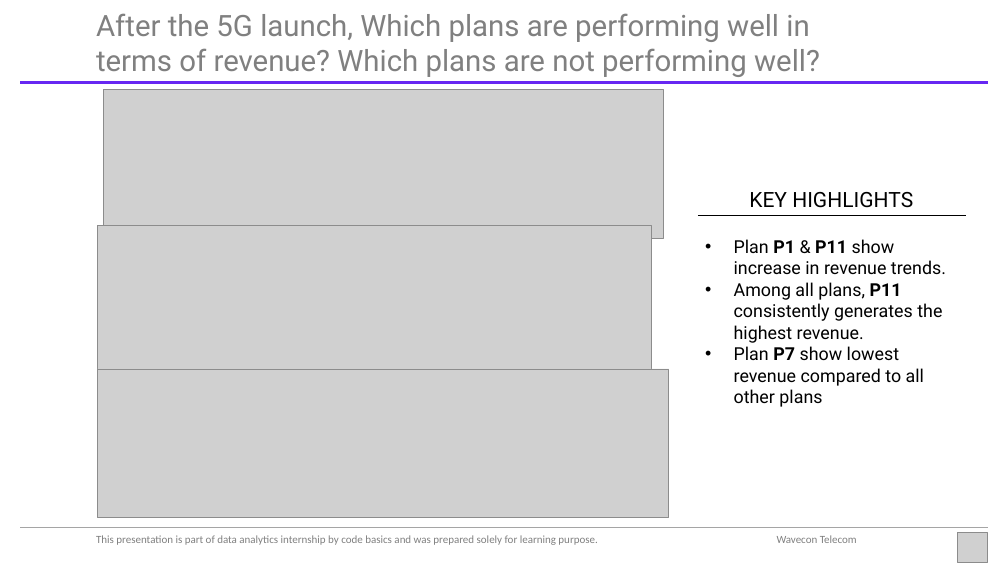
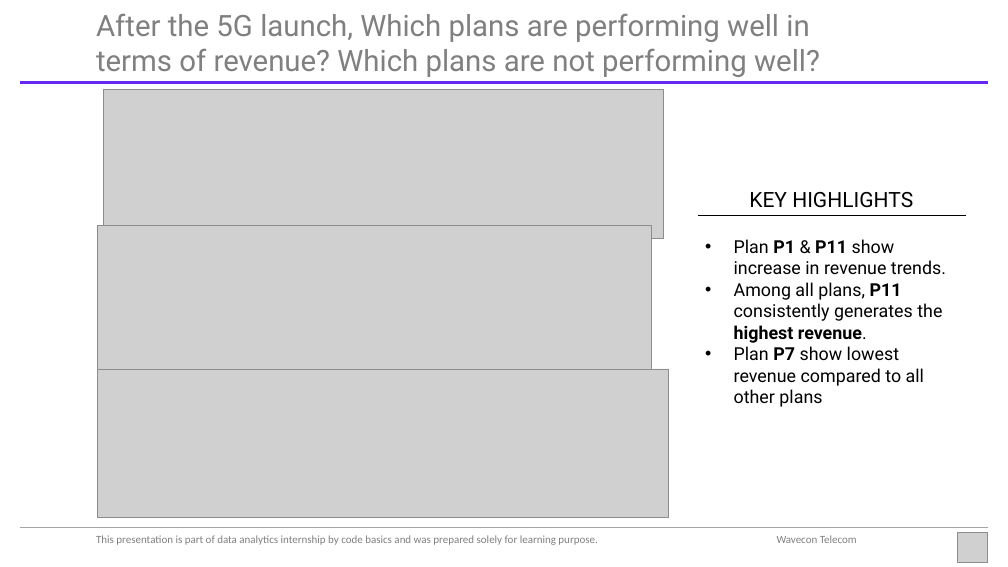
Before and after one commit to iankitnegi/Internship_AtliQTechnologies, a slide deck: slide 6 of Wavecon Telecom Presentation.pptx. Drawn at 1008x567 pixels with LibreOffice and Linux fonts; fonts in the diff are those of the drawing; grey boxes stand for pictures. Boxes give left, top, right and bottom in pixels: in the first picture for what was removed or moved away, otherwise in the second. Text is boxed around its words. In the diff, an @@ line names an element or a change of style, - is before the commit and + after.

```diff
--- a/Wavecon Telecom Presentation.pptx
+++ b/Wavecon Telecom Presentation.pptx
@@ text at [734,282,942,343]: bold on in "highest revenue." @@
```
Also in this commit, not shown: 1 other slide changed.
